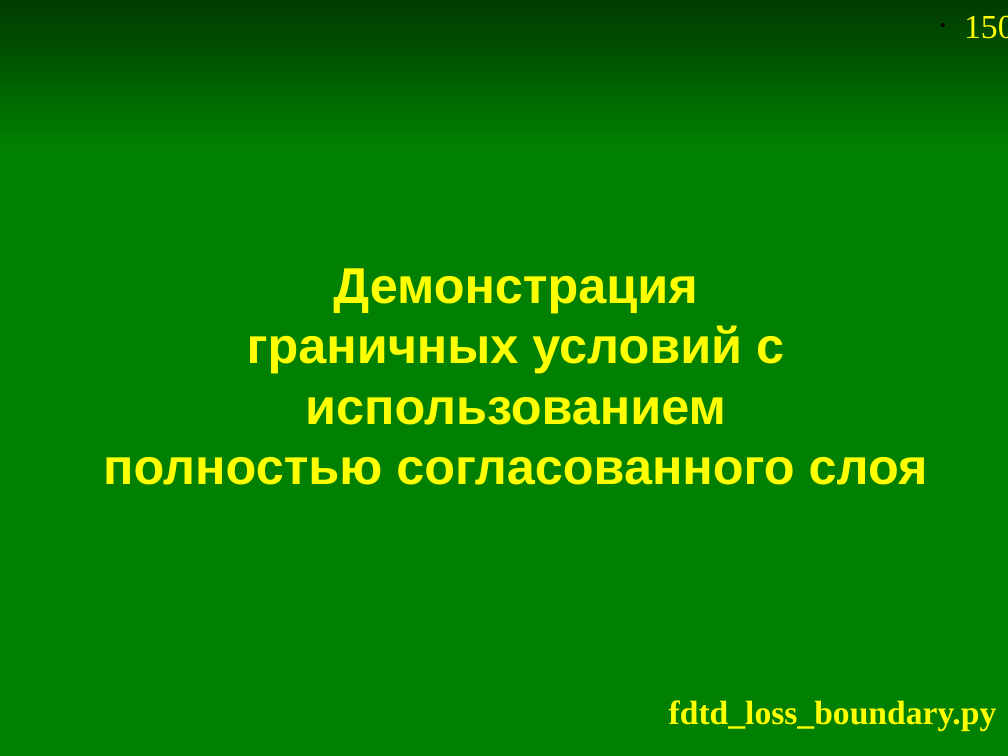
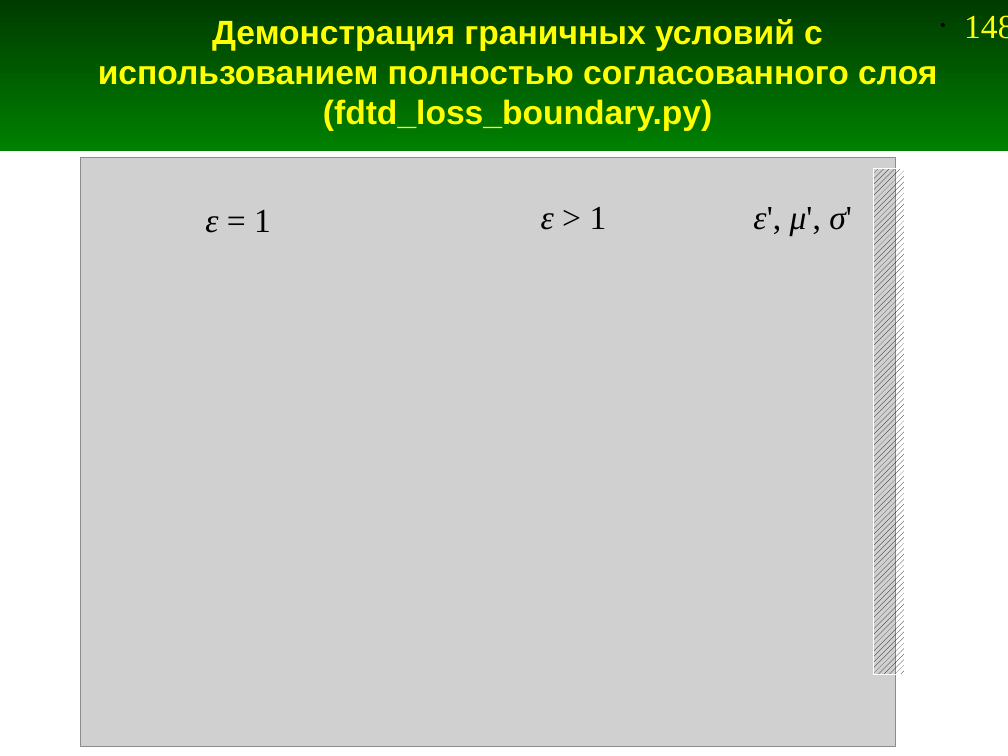
Before and after one commit to andris0147sv/modelling, a slide deck: slide 148 of presentations/2. FDTD.odp (slide 150 before the commit). Drawn at 1008x756 pixels with LibreOffice and Linux fonts; fonts in the diff are those of the drawing; grey boxes stand for pictures. Boxes give left, top, right and bottom in pixels: in the first picture for what was removed or moved away, otherwise in the second. Text is boxed around its words. In the diff, an @@ line names an element or a change of style, - is before the commit and + after.

```diff
--- a/presentations/2. FDTD.odp
+++ b/presentations/2. FDTD.odp
@@ title at bbox=[98, 19, 937, 131]: text changed; size 36 to 24 pt @@
-Демонстрация
-граничных условий с использованием
-полностью согласованного слоя
+Демонстрация граничных условий с использованием полностью согласованного слоя
+(fdtd_loss_boundary.py)
@@ page number at bbox=[964, 15, 1008, 39]: text changed @@
-• 150
+• 148
@@ rectangle removed at bbox=[0, 147, 1008, 756] @@
@@ picture added at bbox=[81, 157, 896, 747] @@
@@ rectangle added at bbox=[873, 168, 904, 674], fill pattern #000000 on #FFFFFF, outline #FFFFFF 0 pt @@
@@ text added at bbox=[541, 207, 607, 230], 24 pt, text #000000 @@
+ε > 1
@@ text added at bbox=[753, 207, 852, 235], 24 pt, text #000000 @@
+ε', μ', σ'
@@ text added at bbox=[205, 210, 271, 233], 24 pt, text #000000 @@
+ε = 1
@@ text removed at bbox=[669, 700, 997, 730] @@
-fdtd_loss_boundary.py
```
Also in this commit, not shown: 20 other slides changed, 2 slides added, 3 slides removed, 9 other files.
